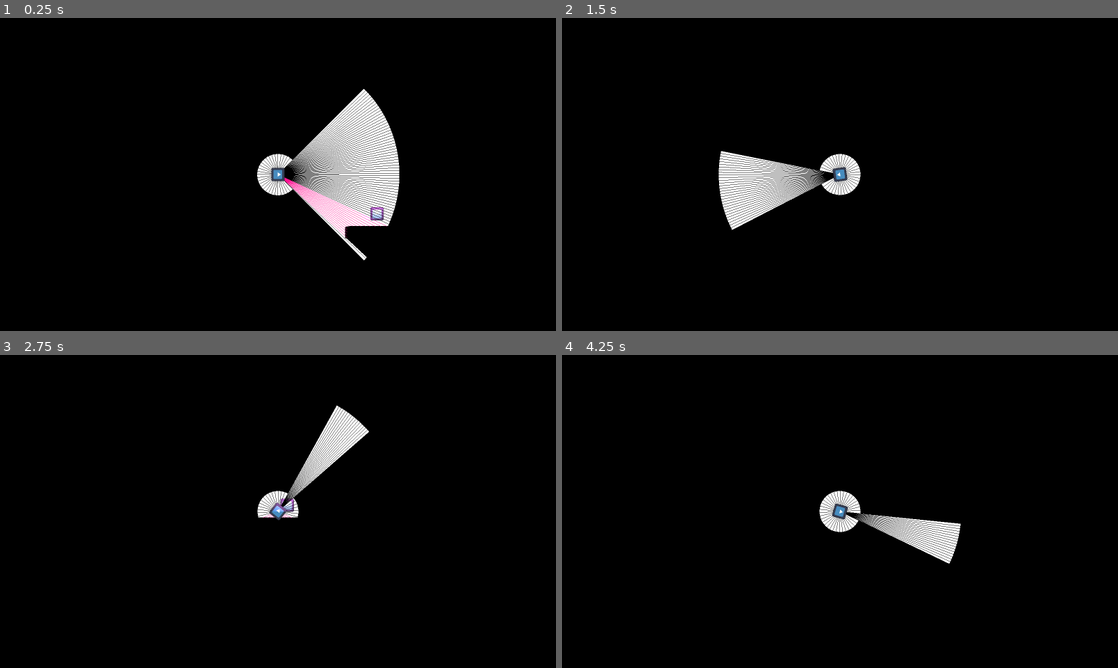
Above: before the commit, frames 1-4 (two rows, left to right).
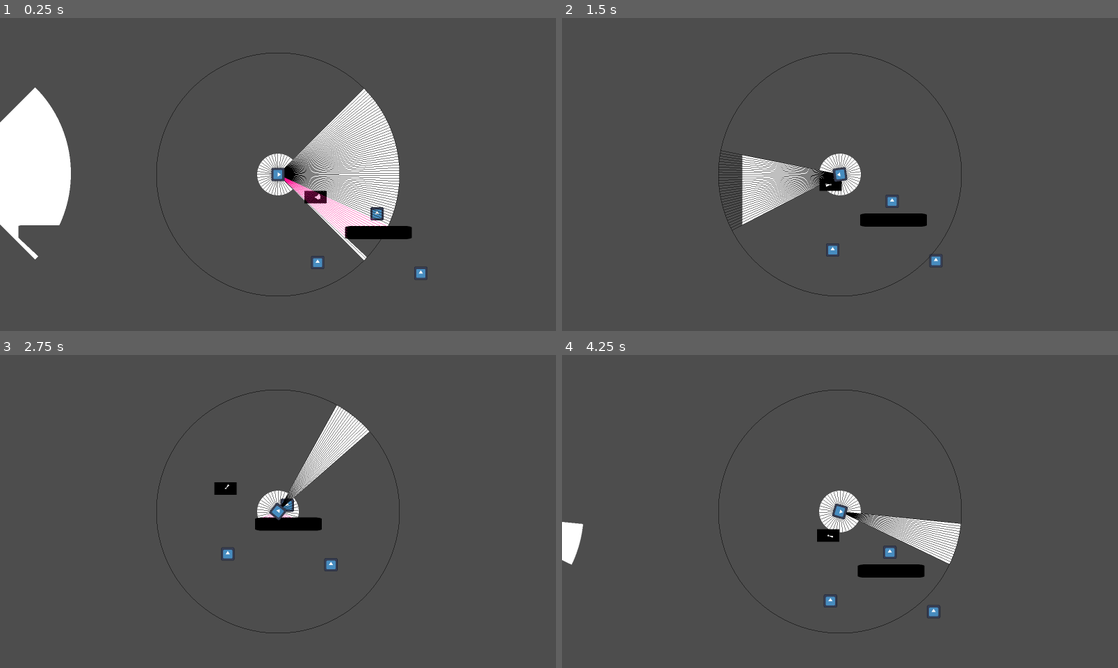
Above: after the commit, the same moments.

Repository: JYiuDev/FOV_Visualization_Demo
Game: Godot game, scene res://Stage/stage.tscn
Same seed, same stepped clock (60 frames per second), same inputs: the game is played once before the commit and once after it. This scene is started directly instead of the project's main scene. The engine's default icon, where the game draws it, is replaced by a stand-in: a white triangle on a blue panel in a dark square.
Inputs (mouse positions are in pixels of both pictures, inside the frame that each line leads up to):
- Up to frame 1 (0.25 s): no input
- Up to frame 2 (1.5 s): tap Enter at 0.5 s; move the mouse to (962, 158) at 0.52 s; hold D (Right) 0.53-1.28 s; tap C (Change FOV) at 0.6, 1.35 s; move the mouse to (728, 190) at 1.27 s; hold S (Down) from 1.28 s (still down)
- Up to frame 3 (2.75 s): move the mouse to (333, 442) at 2.02 s; release S (Down) at 2.03 s; hold D (Right) from 2.03 s (still down); tap C (Change FOV) at 2.1 s
- Up to frame 4 (4.25 s): move the mouse to (812, 574) at 2.77 s; release D (Right) at 2.78 s; hold W (Up) 2.78-3.53 s; tap C (Change FOV) at 2.85, 3.6 s; move the mouse to (1006, 558) at 3.52 s; hold A (Left) from 3.53 s (still down)

The runs differ from the first frame. In frame 1, 93% of the frame differs, in the area x 0-100%, y 0-100%; in frame 2, 97%; in frame 3, 98%; in frame 4, 97%.

Commit message:
update

Diff:
--- /dev/null
+++ b/Shaders/FOV_Cull.gdshader
@@ -0,0 +1,13 @@
+shader_type canvas_item;
+//Normalmap texture that tells which areas are visible
+uniform sampler2D mask_texture;
+
+
+void fragment() {
+	vec4 color = texture(TEXTURE, UV);
+	vec4 mask = texture(mask_texture, UV);
+	if(mask.r < 0.7) {
+		color.a = 0.0;
+	}
+	COLOR = color;
+}
--- a/Shaders/meshNormal.gdshader
+++ b/Shaders/meshNormal.gdshader
@@ -9,9 +9,10 @@
 	if(current_color != fov_mesh_color)
 	{
 		COLOR = non_mesh_color;
-	} else{
-		COLOR.a = 0.0;
 	}
+	//else{
+		//COLOR.a = 0.0;
+	//}
 }
 
 //void light() {
--- a/Stage/stage.tscn
+++ b/Stage/stage.tscn
@@ -1,7 +1,8 @@
-[gd_scene load_steps=10 format=3 uid="uid://coudtlyh73adb"]
+[gd_scene load_steps=13 format=3 uid="uid://coudtlyh73adb"]
 
 [ext_resource type="PackedScene" uid="uid://k68dj1602unv" path="res://FOV_Entities/Observer/character.tscn" id="1_ja7ih"]
 [ext_resource type="PackedScene" uid="uid://dufm7hl1icvwg" path="res://FOV_Entities/Targets/target.tscn" id="2_us1wp"]
+[ext_resource type="Shader" path="res://Shaders/FOV_Cull.gdshader" id="3_vyv6n"]
 [ext_resource type="PackedScene" uid="uid://b8l5anamht3f4" path="res://FOV_Entities/Obstacles/Obstacle.tscn" id="3_yqo61"]
 [ext_resource type="Shader" path="res://Shaders/meshNormal.gdshader" id="4_u2yar"]
 [ext_resource type="Texture2D" uid="uid://cbkmghmkq1lxn" path="res://icon.svg" id="4_wmcx6"]
@@ -14,6 +15,14 @@
 [sub_resource type="ViewportTexture" id="ViewportTexture_cue7j"]
 viewport_path = NodePath("SubViewportContainer/SubViewport")
 
+[sub_resource type="ShaderMaterial" id="ShaderMaterial_17icp"]
+shader = ExtResource("3_vyv6n")
+
+[sub_resource type="ShaderMaterial" id="ShaderMaterial_npp71"]
+shader = ExtResource("4_u2yar")
+shader_parameter/non_mesh_color = null
+shader_parameter/fov_mesh_color = Color(1, 1, 1, 1)
+
 [sub_resource type="Gradient" id="Gradient_rccg1"]
 colors = PackedColorArray(1, 1, 1, 1, 0, 0, 0, 1)
 
@@ -25,59 +34,61 @@
 
 [node name="Stage" type="Node2D"]
 
-[node name="NormalMap" type="Sprite2D" parent="."]
+[node name="PhysicalWorld" type="Node2D" parent="."]
+
+[node name="NormalMap" type="Sprite2D" parent="PhysicalWorld"]
 z_index = 1
 material = SubResource("ShaderMaterial_v7p6t")
+position = Vector2(108, 65)
+scale = Vector2(0.04, 0.04)
 texture = SubResource("ViewportTexture_cue7j")
 
-[node name="Character" parent="." instance=ExtResource("1_ja7ih")]
+[node name="Character" parent="PhysicalWorld" instance=ExtResource("1_ja7ih")]
 scale = Vector2(1, 1)
 
-[node name="Sprite2D" parent="Character" index="0"]
+[node name="Sprite2D" parent="PhysicalWorld/Character" index="0"]
 z_index = 10
 
-[node name="FOV" parent="Character" index="2" node_paths=PackedStringArray("vpMesh")]
+[node name="FOV" parent="PhysicalWorld/Character" index="2" node_paths=PackedStringArray("vpMesh")]
 ringRadius = 60.0
 viewRadius = 350.0
 viewTransitionTime = 0.5
 ringResolution = 0.1
 raycastResolution = 0.75
 edgeThreshhold = 15.0
-vpMesh = NodePath("../../SubViewportContainer/SubViewport/PlayerFollower/NormalMesh")
+vpMesh = NodePath("../../../SubViewportContainer/SubViewport/PlayerFollower/NormalMesh")
 
-[node name="FOV_DebugDraw" parent="Character/FOV" index="0" node_paths=PackedStringArray("fow")]
+[node name="FOV_DebugDraw" parent="PhysicalWorld/Character/FOV" index="0" node_paths=PackedStringArray("fow")]
 z_index = 3
 fow = NodePath("..")
 
-[node name="CameraCull" type="Camera2D" parent="Character"]
+[node name="CameraCull" type="Camera2D" parent="PhysicalWorld/Character"]
+material = SubResource("ShaderMaterial_17icp")
+use_parent_material = true
 scale = Vector2(1.00016, 1.00016)
 
-[node name="RemoteTransform2D" type="RemoteTransform2D" parent="Character"]
-remote_path = NodePath("../../SubViewportContainer/SubViewport/PlayerFollower")
+[node name="RemoteTransform2D" type="RemoteTransform2D" parent="PhysicalWorld/Character"]
+remote_path = NodePath("../../../SubViewportContainer/SubViewport/PlayerFollower")
 
-[node name="NormalMapRemote" type="RemoteTransform2D" parent="Character"]
-remote_path = NodePath("../../NormalMap")
-update_rotation = false
-
-[node name="Target" parent="." instance=ExtResource("2_us1wp")]
+[node name="Target" parent="PhysicalWorld" instance=ExtResource("2_us1wp")]
 position = Vector2(114, 253)
 
-[node name="Target2" parent="." instance=ExtResource("2_us1wp")]
+[node name="Target2" parent="PhysicalWorld" instance=ExtResource("2_us1wp")]
 position = Vector2(285, 113)
 
-[node name="Target3" parent="." instance=ExtResource("2_us1wp")]
+[node name="Target3" parent="PhysicalWorld" instance=ExtResource("2_us1wp")]
 position = Vector2(411, 284)
 
-[node name="Obtacle" parent="." instance=ExtResource("3_yqo61")]
+[node name="Obtacle" parent="PhysicalWorld" instance=ExtResource("3_yqo61")]
 position = Vector2(289, 167)
 scale = Vector2(4.99984, 0.999845)
 disable_mode = 0
 
 [node name="SubViewportContainer" type="SubViewportContainer" parent="."]
-offset_left = -2736.0
-offset_top = -466.0
-offset_right = -1136.0
-offset_bottom = 434.0
+offset_left = -1746.0
+offset_top = -453.0
+offset_right = -146.0
+offset_bottom = 447.0
 stretch = true
 
 [node name="SubViewport" type="SubViewport" parent="SubViewportContainer"]
@@ -86,11 +97,11 @@
 render_target_update_mode = 4
 
 [node name="CanvasModulate" type="CanvasModulate" parent="SubViewportContainer/SubViewport"]
-visible = false
 
 [node name="PlayerFollower" type="Node2D" parent="SubViewportContainer/SubViewport"]
 
 [node name="SubviewCamera" type="Camera2D" parent="SubViewportContainer/SubViewport/PlayerFollower"]
+material = SubResource("ShaderMaterial_npp71")
 
 [node name="Sprite2D" type="Sprite2D" parent="SubViewportContainer/SubViewport/PlayerFollower"]
 visible = false
@@ -102,11 +113,12 @@
 [node name="NormalMesh" type="MeshInstance2D" parent="SubViewportContainer/SubViewport/PlayerFollower"]
 
 [node name="PointLight2D" type="PointLight2D" parent="."]
+visible = false
 position = Vector2(287, 84)
 color = Color(0.870588, 0.266667, 0.552941, 1)
 energy = 4.2
 texture = SubResource("GradientTexture2D_2o6tj")
 texture_scale = 1.48
 
-[editable path="Character"]
-[editable path="Target"]
+[editable path="PhysicalWorld/Character"]
+[editable path="PhysicalWorld/Target"]
